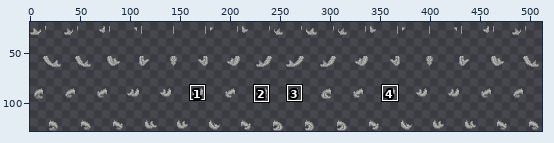
Sprite sheet, stored at Resources/Textures/Mobs/Customization/reptilian_parts.rsi/tail_aquatic_wagging.png. The picture above shows the old version from afar; the outline marks the close-up.
Close-up. As it was:
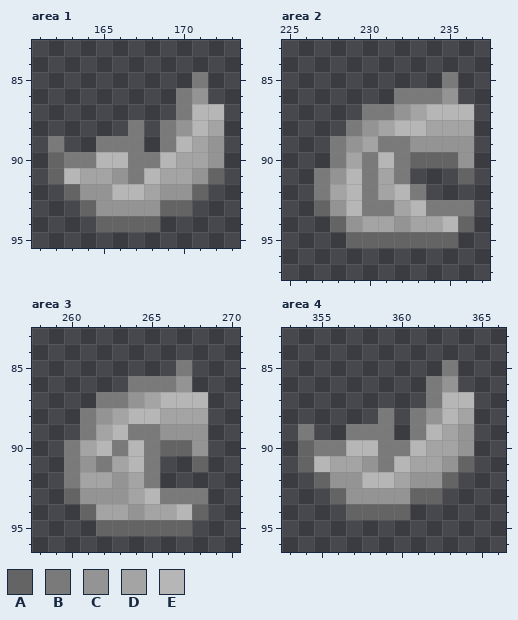
The file is 512x128 pixels. Colours within 5 levels of each other are drawn and written as one. Shown: area 1: x 161..173, y 83..95; area 2: x 225..237, y 83..97; area 3: x 258..270, y 83..96; area 4: x 353..366, y 83..96. The wide view leaves out empty margins. The commit also changed other parts of the picture, which this record leaves out.
Palette (. is transparent): A #646464  B #7a7a7a  C #949494  D #a4a4a4  E #b6b6b6
Now the later version:
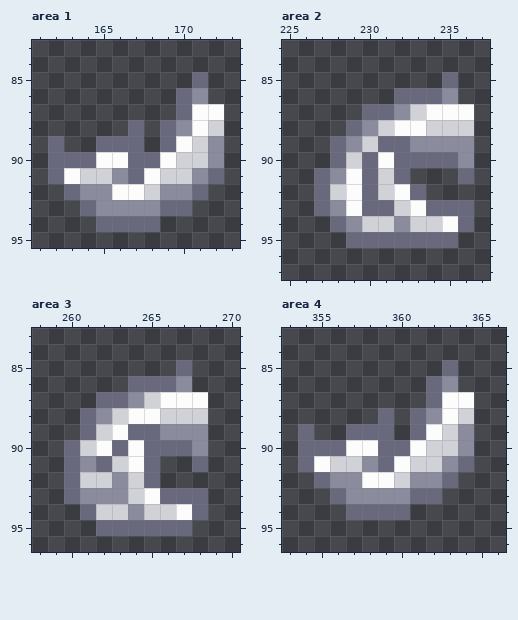
Change:
{"colour":"B","old":"#7a7a7a","new":"#68697d"}
{"colour":"C","old":"#949494","new":"#8a8b9d"}
{"colour":"D","old":"#a4a4a4","new":"#d1d1d8"}
{"colour":"E","old":"#b6b6b6","new":"#fcfcfd"}
{"where": "area 1"}
{"y":90,"x":162,"old":"A","new":"B"}
{"y":91,"x":162,"old":"A","new":"B"}
{"y":91,"x":172,"old":"A","new":"B"}
{"y":92,"x":163,"old":"A","new":"B"}
{"y":92,"x":171,"old":"A","new":"B"}
{"y":93,"x":164,"old":"A","new":"B"}
{"y":93,"x":169,"old":"AA","new":"BB"}
{"y":94,"x":165,"old":"AAAA","new":"BBBB"}
{"where": "area 2"}
{"y":90,"x":233,"old":"AAA","new":"BBB"}
{"y":91,"x":236,"old":"A","new":"B"}
{"y":93,"x":227,"old":"A","new":"B"}
{"y":94,"x":228,"old":"A","new":"B"}
{"y":94,"x":236,"old":"A","new":"B"}
{"y":95,"x":229,"old":"AAAAAAA","new":"BBBBBBB"}
{"where": "area 3"}
{"y":90,"x":266,"old":"AA","new":"BB"}
{"y":91,"x":268,"old":"A","new":"B"}
{"y":93,"x":260,"old":"A","new":"B"}
{"y":94,"x":261,"old":"A","new":"B"}
{"y":94,"x":268,"old":"A","new":"B"}
{"y":95,"x":262,"old":"AAAAAA","new":"BBBBBB"}
{"where": "area 4"}
{"y":90,"x":354,"old":"A","new":"B"}
{"y":91,"x":354,"old":"A","new":"B"}
{"y":91,"x":364,"old":"A","new":"B"}
{"y":92,"x":355,"old":"A","new":"B"}
{"y":92,"x":363,"old":"A","new":"B"}
{"y":93,"x":356,"old":"A","new":"B"}
{"y":93,"x":361,"old":"AA","new":"BB"}
{"y":94,"x":357,"old":"AAAA","new":"BBBB"}
{"label":"changed","picture_box":[48,72,224,232]}
{"label":"changed","picture_box":[314,72,474,248]}
{"label":"changed","picture_box":[64,360,208,536]}
{"label":"changed","picture_box":[298,360,474,520]}
